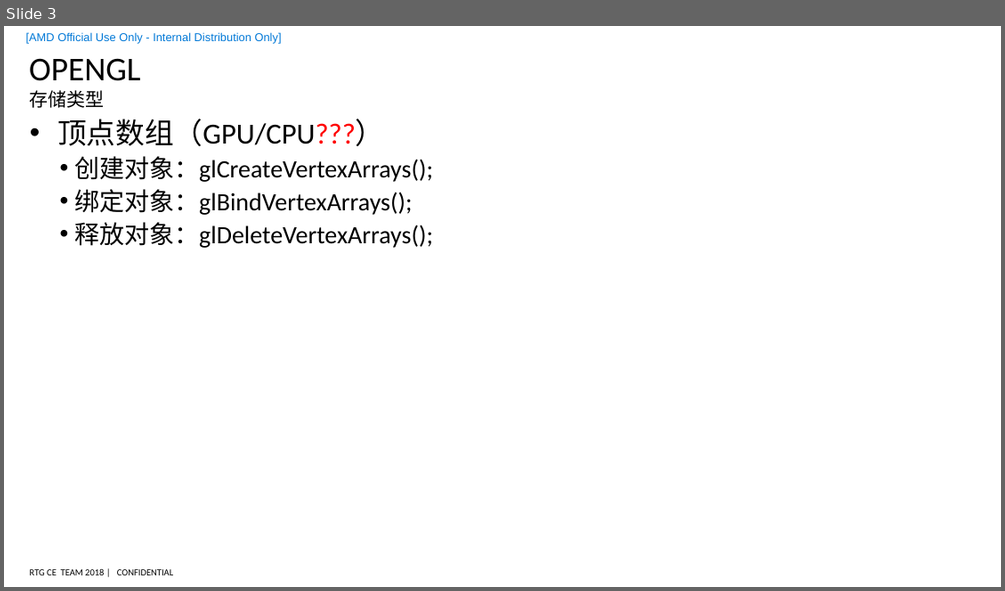
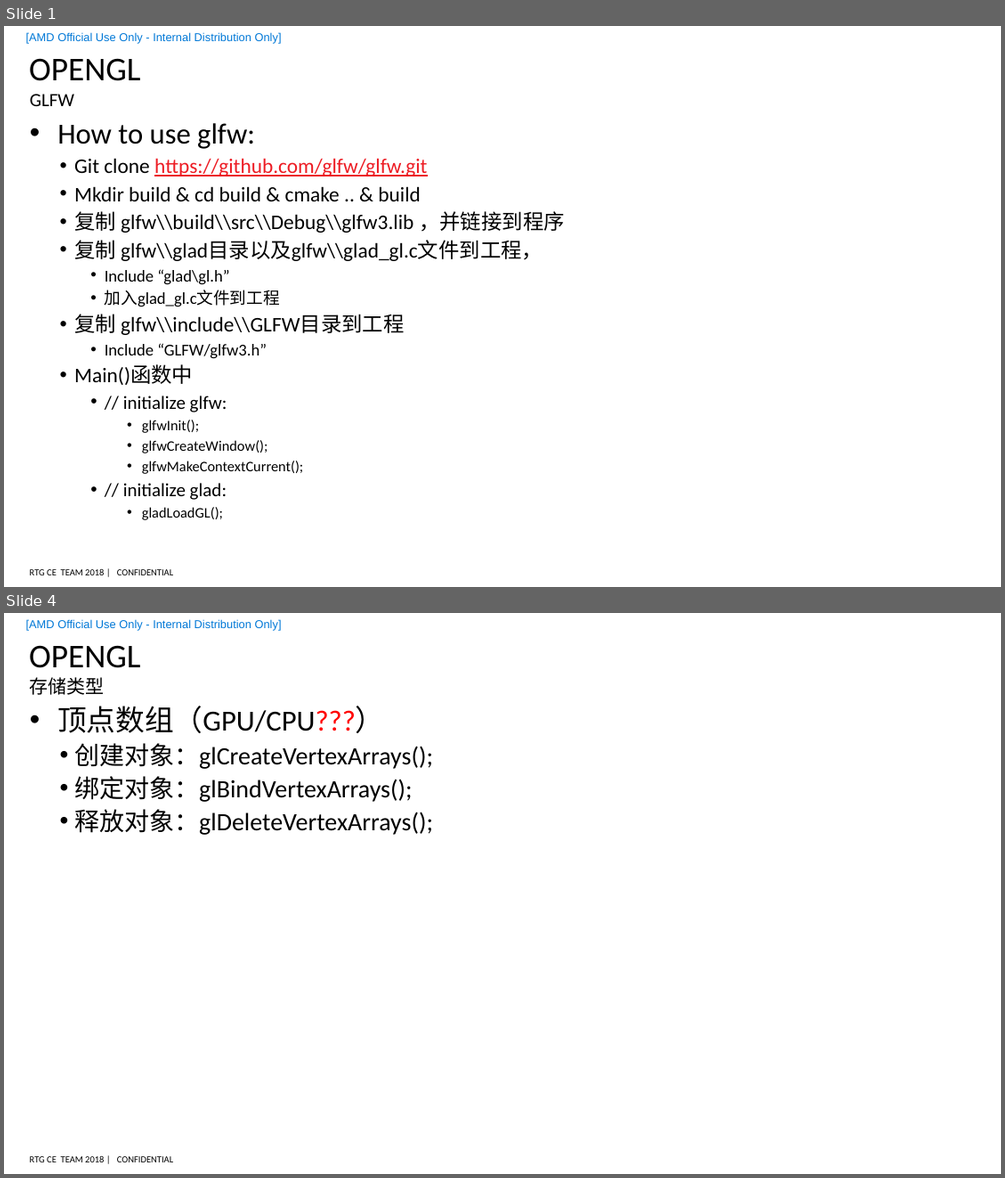
Before and after one commit to feifei14119/examples, a slide deck: study.pptx. Shown one above the other, each under a label of ours: slide 3 before the commit, slides 1 and 4 after it; the slides between them are not shown. The pictures are 1005x591 and 1005x1178 pixels, drawn with LibreOffice and Linux fonts; fonts in the diff are those of the drawing; background and template pictures are left out. Boxes give left, top, right and bottom in pixels: in the first picture for what was removed or moved away, otherwise in the second. Text is boxed around its words. In the diff, an @@ line names an element or a change of style, - is before the commit and + after.

```diff
--- a/study.pptx
+++ b/study.pptx
@@ slide 1 added at (x1=4, y1=26, x2=1001, y2=587), background #FFFFFF; not listed: 3 template elements that a slide beside it also shows @@
@@ title added at (x1=29, y1=58, x2=141, y2=81), 32 pt, text #000000 @@
+OPENGL
@@ text added at (x1=30, y1=94, x2=74, y2=106), 18 pt, text #000000 @@
+GLFW
@@ text added at (x1=57, y1=123, x2=565, y2=520), 20 pt, text #000000 @@
+• How to use glfw:
+  • Git clone https://github.com/glfw/glfw.git
+  • Mkdir build & cd build & cmake .. & build
+  • 复制 glfw\\build\\src\\Debug\\glfw3.lib ，并链接到程序
+  • 复制 glfw\\glad目录以及glfw\\glad_gl.c文件到工程，
+    • Include “glad\gl.h”
+    • 加入glad_gl.c文件到工程
+  • 复制 glfw\\include\\GLFW目录到工程
+    • Include “GLFW/glfw3.h”
+  • Main()函数中
+    • // initialize glfw:
+      • glfwInit();
+      • glfwCreateWindow();
+      • glfwMakeContextCurrent();
+    • // initialize glad:
+      • gladLoadGL();
@@ what was slide 3 is now slide 4 @@
```
Also in this commit, not shown: 2 slides changed, 1 other slide added.
